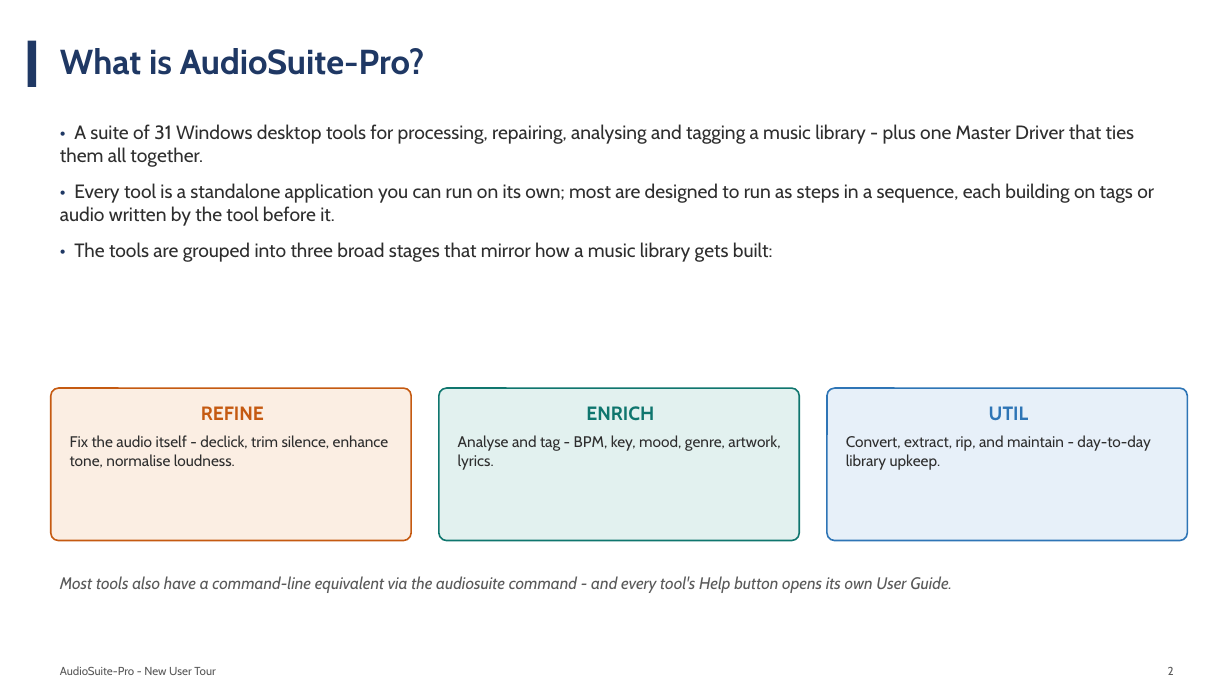
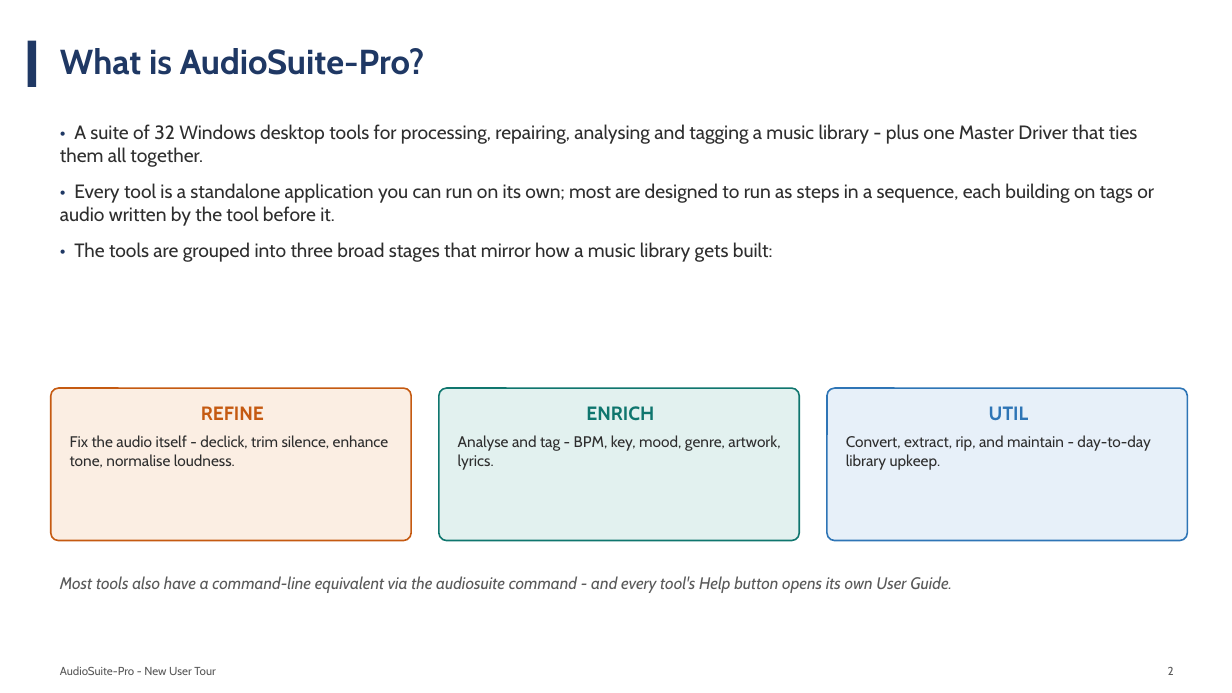
Before and after one commit to wilte01/AudioSuite-Pro, a slide deck: slide 2 of documentation/user_guides/suite_overview/AudioSuite-Pro_New_User_Presentation.pptx. Drawn at 1232x693 pixels with LibreOffice and Linux fonts; fonts in the diff are those of the drawing. Boxes give left, top, right and bottom in pixels: in the first picture for what was removed or moved away, otherwise in the second. Text is boxed around its words. In the diff, an @@ line names an element or a change of style, - is before the commit and + after.

```diff
--- a/documentation/user_guides/suite_overview/AudioSuite-Pro_New_User_Presentation.pptx
+++ b/documentation/user_guides/suite_overview/AudioSuite-Pro_New_User_Presentation.pptx
@@ text at (60,124,1137,167): text changed @@
-• A suite of 31 Windows desktop tools for processing, repairing, analysing and tagging a music library - plus one Master Driver that ties them all together.
+• A suite of 32 Windows desktop tools for processing, repairing, analysing and tagging a music library - plus one Master Driver that ties them all together.
```
Also in this commit, not shown: 3 other slides changed, 40 other files.
